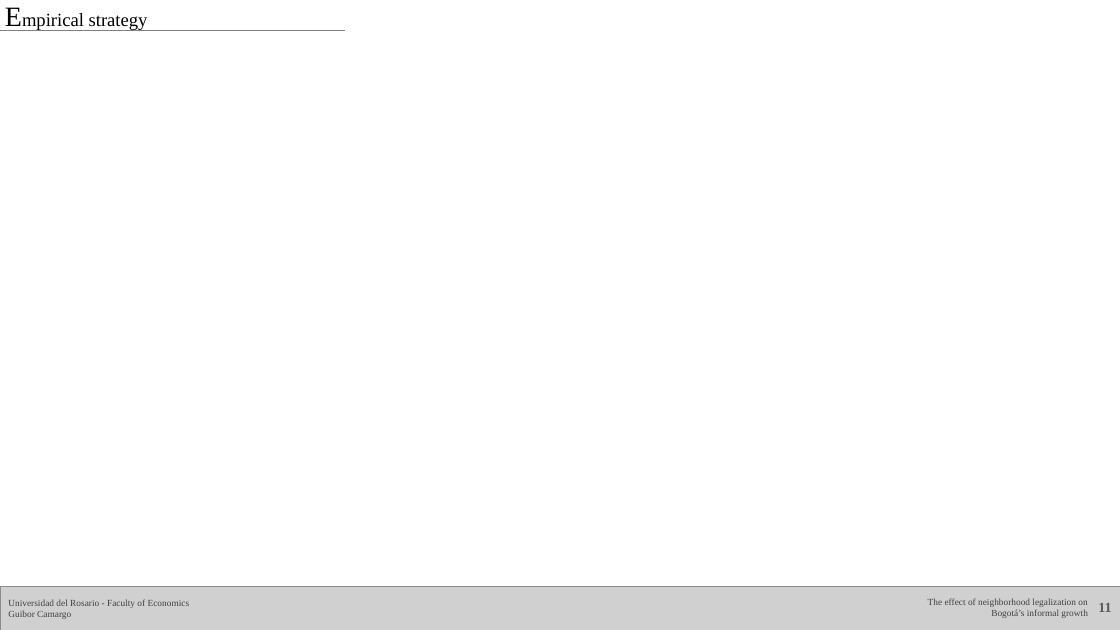
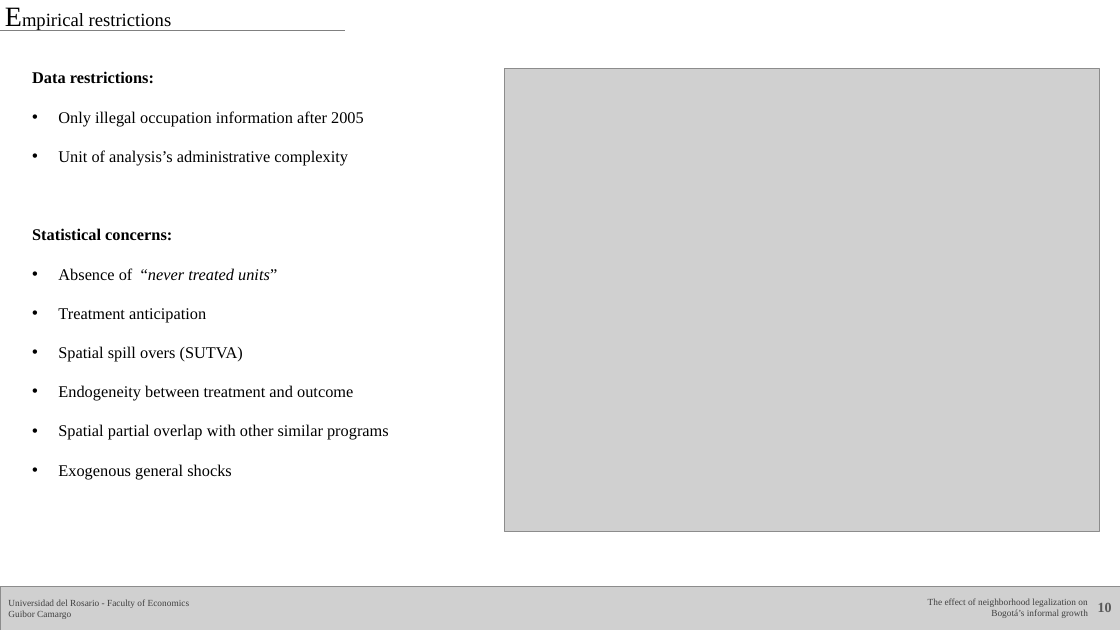
Before and after one commit to Guibi1994/Neighborhood_Legalization, a slide deck: slide 10 of 05_presentations/01_Primera version.pptx (slide 11 before the commit). Drawn at 1120x630 pixels with LibreOffice and Linux fonts; fonts in the diff are those of the drawing; grey boxes stand for pictures. Boxes give left, top, right and bottom in pixels: in the first picture for what was removed or moved away, otherwise in the second. Text is boxed around its words. In the diff, an @@ line names an element or a change of style, - is before the commit and + after.

```diff
--- a/05_presentations/01_Primera version.pptx
+++ b/05_presentations/01_Primera version.pptx
@@ text at <box>89,13,172,31</box>: text changed @@
-Empirical strategy
+Empirical restrictions
@@ text added at <box>32,71,389,480</box>, 14 pt, text #000000 @@
+Data restrictions:
+• Only illegal occupation information after 2005
+• Unit of analysis’s administrative complexity
+Statistical concerns:
+• Absence of “never treated units”
+• Treatment anticipation
+• Spatial spill overs (SUTVA)
+• Endogeneity between treatment and outcome
+• Spatial partial overlap with other similar programs
+• Exogenous general shocks
@@ picture added at <box>505,69,1100,532</box> @@
@@ page number at <box>1098,603,1112,612</box>: text changed @@
-11
+10
```
Also in this commit, not shown: 4 other slides changed, 3 slides added, 1 slide removed, 7 other files.
